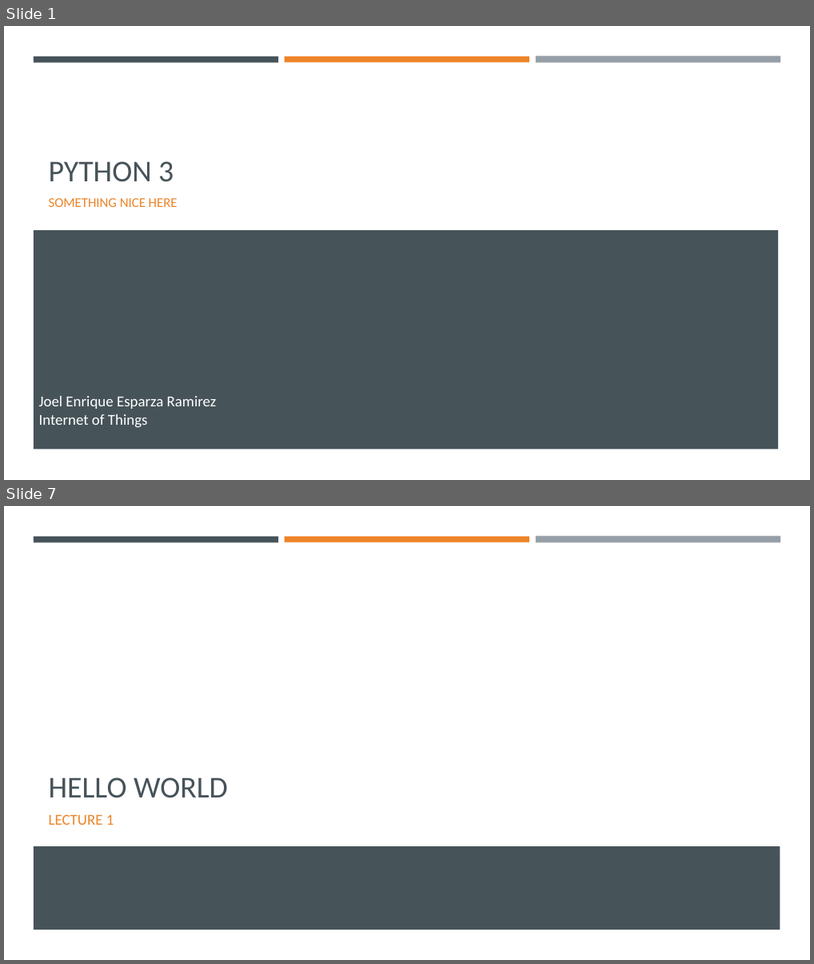
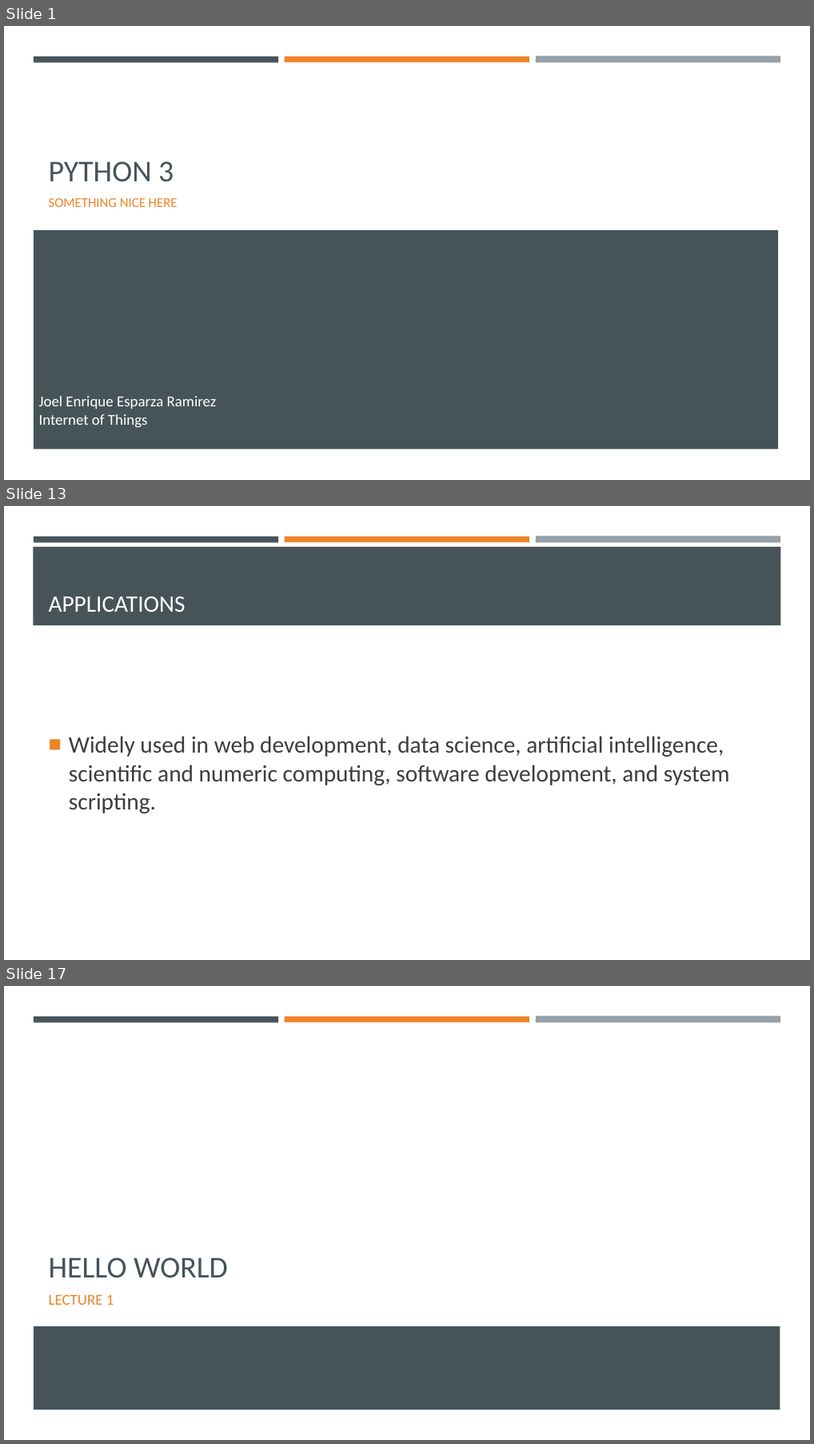
Before and after one commit to Ghost0396/iot, a slide deck: python/Python 3.pptx. Shown one above the other, each under a label of ours: slides 1 and 7 before the commit, slides 1, 13 and 17 after it; the slides between them are not shown. The pictures are 814x964 and 814x1444 pixels, drawn with LibreOffice and Linux fonts; fonts in the diff are those of the drawing. Boxes give left, top, right and bottom in pixels: in the first picture for what was removed or moved away, otherwise in the second. Text is boxed around its words. In the diff, an @@ line names an element or a change of style, - is before the commit and + after.

```diff
--- a/python/Python 3.pptx
+++ b/python/Python 3.pptx
@@ slide 13 added at <box>4,506,810,960</box>, background #FFFFFF; not listed: 3 template elements that a slide beside it also shows @@
@@ rectangle added at <box>33,547,782,625</box>, fill #465359 @@
@@ title added at <box>49,596,186,612</box>, 28 pt, text #FFFFFF @@
+APPLICATIONS
@@ text added at <box>69,736,730,813</box>, 28 pt, text #3D3D3D @@
+■ Widely used in web development, data science, artificial intelligence, scientific and numeric computing, software development, and system scripting.
@@ what was slide 7 is now slide 17 @@
```
Also in this commit, not shown: 4 slides changed, 12 other slides added, 3 slides removed, 4 other files.
